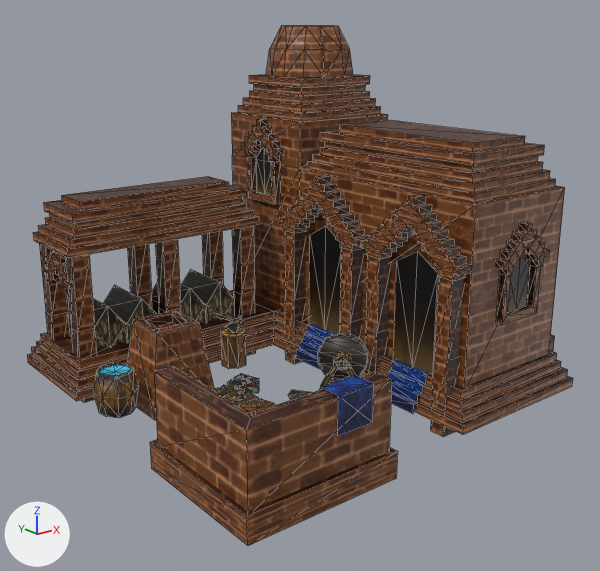
The COLLADA model art/meshes/structural/pyu/forge.dae as it was, and as the next commit left it.
Rendered twice from a camera (50 mm lens) standing at (-24.7, -29.7, 16.1) and looking at (-1.8, -1.1, 4.6). Arrows for +X, +Y and +Z are at lower left; the lights stay in place. Mesh edges are drawn as thin lines. Where no turn or scale is listed for an object, it has been applied to the vertices.

Objects in the first picture: 'forge'.
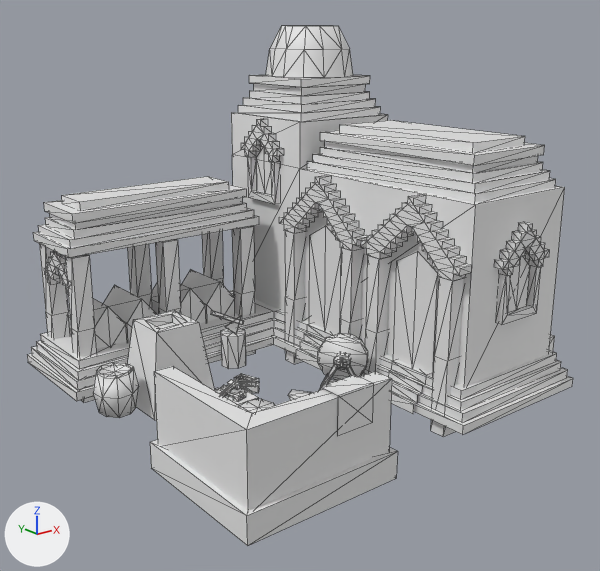
The newer file is also turned or shifted as a whole; pictures and numbers use the older file's frame.

The change, as a list of edits to the scene's bpy script:
```text
Add mat_texturaspyu_provas_001:
    mat_texturaspyu_provas_001 = principled_material('texturasPyu PROVAS.001')
    mat_texturaspyu_provas_001.base_color = (0.8, 0.8, 0.8)  # white #e7e7e7
Change me_cubo_102:
    where me_cubo_102.from_pydata(...)  # 1884 vertices, 2558 faces; spans x -11.2..8.3, y -10.1..9.7, z -0.8..16.0
    remove me_cubo_102.materials.append(mat_texturaspyu_provas)  # picture img_pyu_struct_png
    add me_cubo_102.materials.append(mat_texturaspyu_provas_001)  # white #e7e7e7
```

What differs and where, as boxes (x1, y1, x2, y2) in the pictures (600 x 571 px):
'forge', recoloured (brown to grey)
    both: (27, 26, 573, 546)
